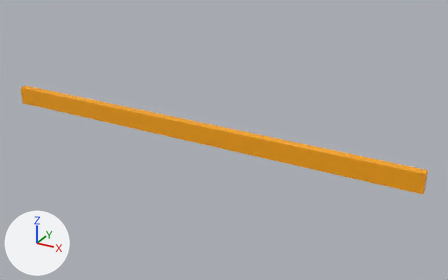
Renders of the glTF model assets/DataModel11_3/Franz/Bar/Bar2.gltf from each side of a commit.
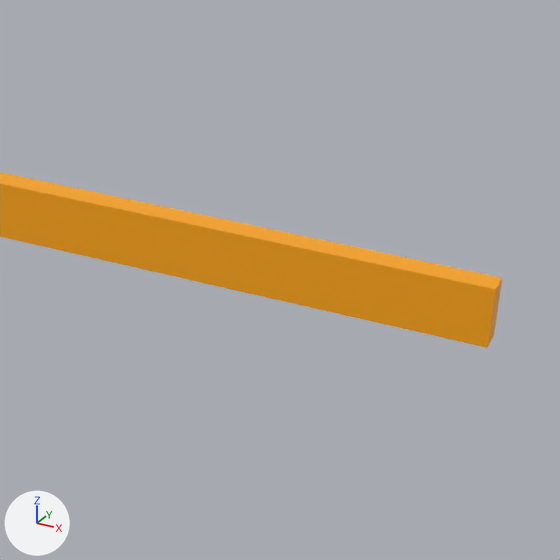
Each version appears first whole from a 50 mm camera at (0.062, -0.625, -0.269) aimed at (-0.262, -0.035, -0.564), and next in a close-up on the part from 57% to 100% of the width and 26% to 96% of the height. The lights are fixed; the arrows at lower left show +X, +Y and +Z. Both versions are drawn at frame 44 of the action 'Bar5.005Action.001'; the numbers are the values there. Vertices at the same position are counted once.
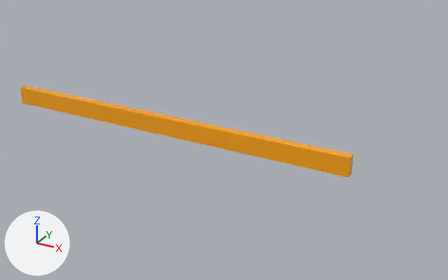
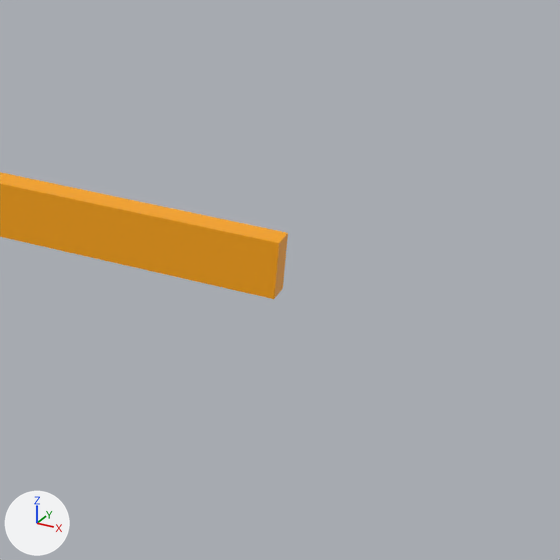
ob_bar5_005 is not drawn itself; it is the parent of ob_cube_078.

Boxes (x1, y1, x2, y2) around the edits, measured in the close-ups (560 x 560 px):
'Cube.078', rescaled, moved
    before: (0, 172, 502, 348)
    after: (0, 172, 288, 299)

What the commit changed:
me_cube_076 has 8 vertices, 12 faces and spans x 0.3258..0.3393, y 0.033..0.0405, z 0.0832..0.1224.
me_cube_076 is used by ob_cube_078; parent ob_bar5_005; location (-0.0491, 0.577, 0.554); rotation (1.571, 1.571, 0.0), in degrees (90, 90, 0); scale (1.67, 1.33, 4.72).
me_cube_076 part 1: the whole mesh is moved by (0.0, 0.0, -0.0745).
Object 'Bar5.005' (ob_bar5_005) is rescaled from (1.0, 2.92, 1.0) to (1.0, 2.51, 1.0).
Object 'Cube.078' (ob_cube_078) moves from (-0.0491, 0.577, 0.554) to (-0.0491, 0.226, 0.554).
